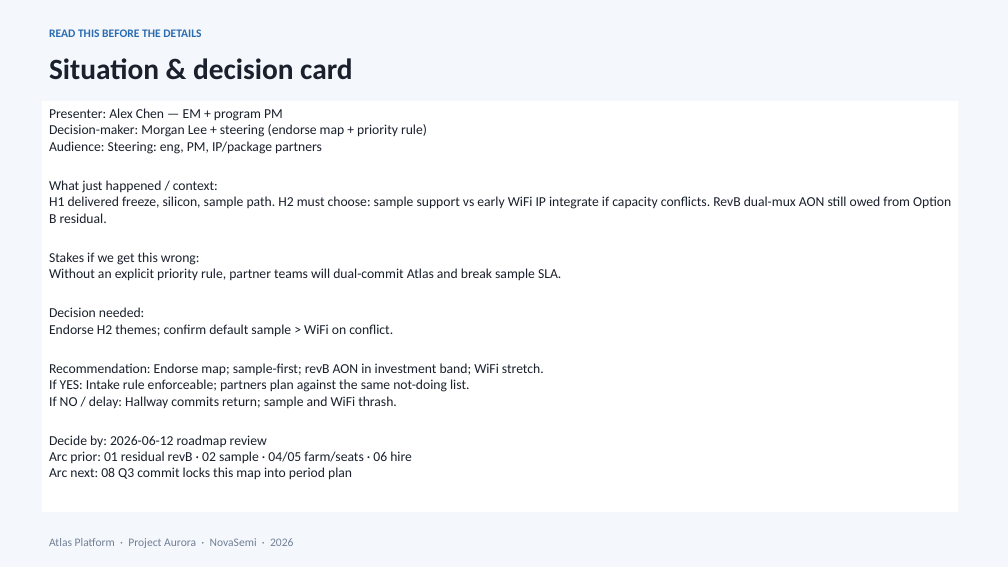
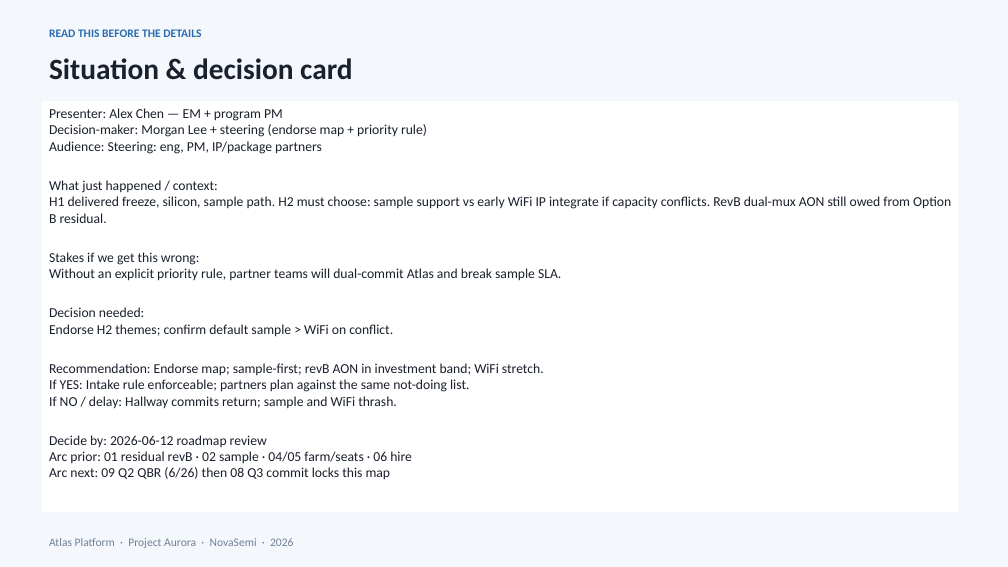
Before and after one commit to peter0749/MindsetMD, a slide deck: slide 3 of skills/presentations/assets/pptx/examples/07-roadmap.pptx. Drawn at 1008x567 pixels with LibreOffice and Linux fonts; fonts in the diff are those of the drawing. Boxes give left, top, right and bottom in pixels: in the first picture for what was removed or moved away, otherwise in the second. Text is boxed around its words. In the diff, an @@ line names an element or a change of style, - is before the commit and + after.

```diff
--- a/skills/presentations/assets/pptx/examples/07-roadmap.pptx
+++ b/skills/presentations/assets/pptx/examples/07-roadmap.pptx
@@ text in rectangle at bbox=[49, 467, 391, 480]: text changed @@
-Arc next: 08 Q3 commit locks this map into period plan
+Arc next: 09 Q2 QBR (6/26) then 08 Q3 commit locks this map
```
Also in this commit, not shown: 10 other files.
